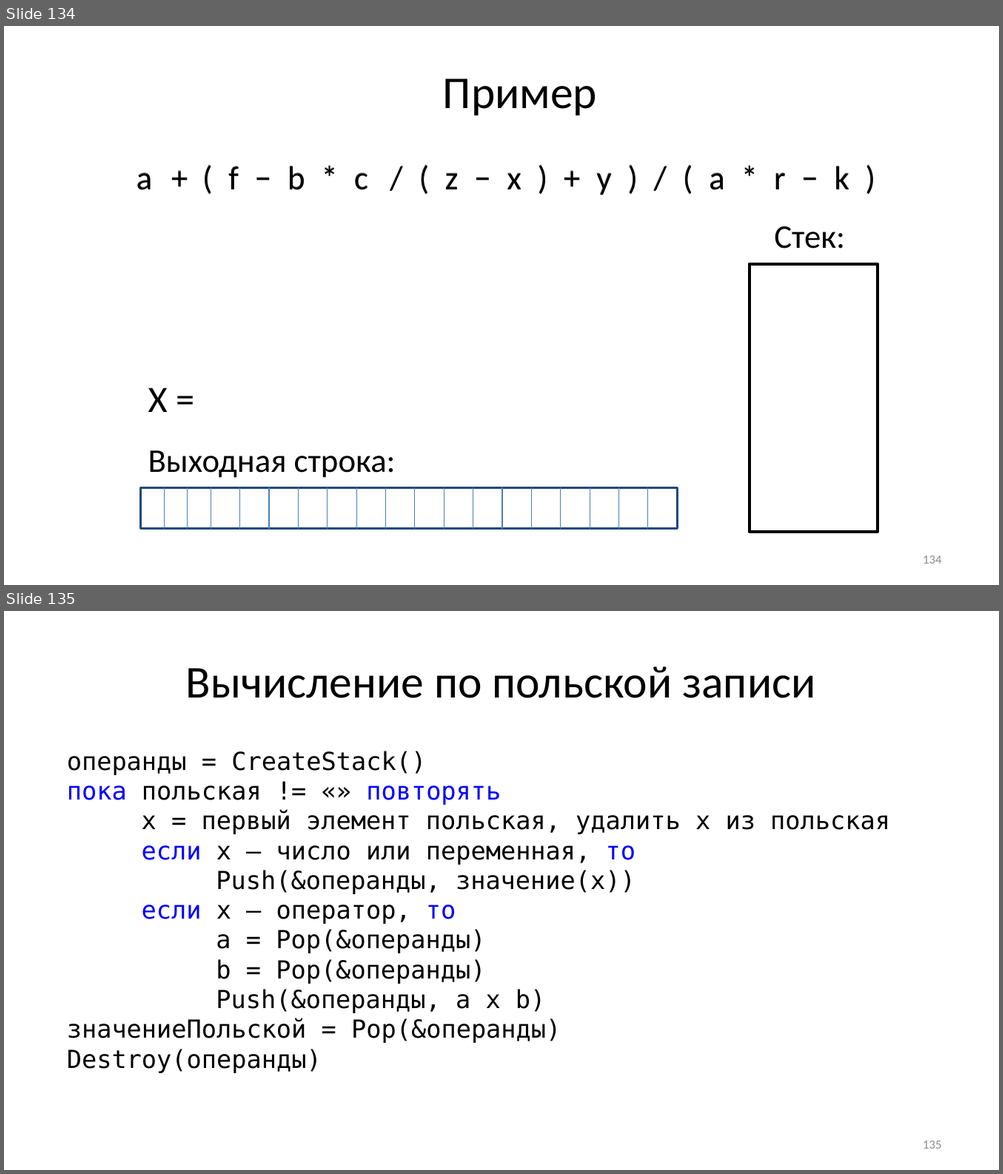
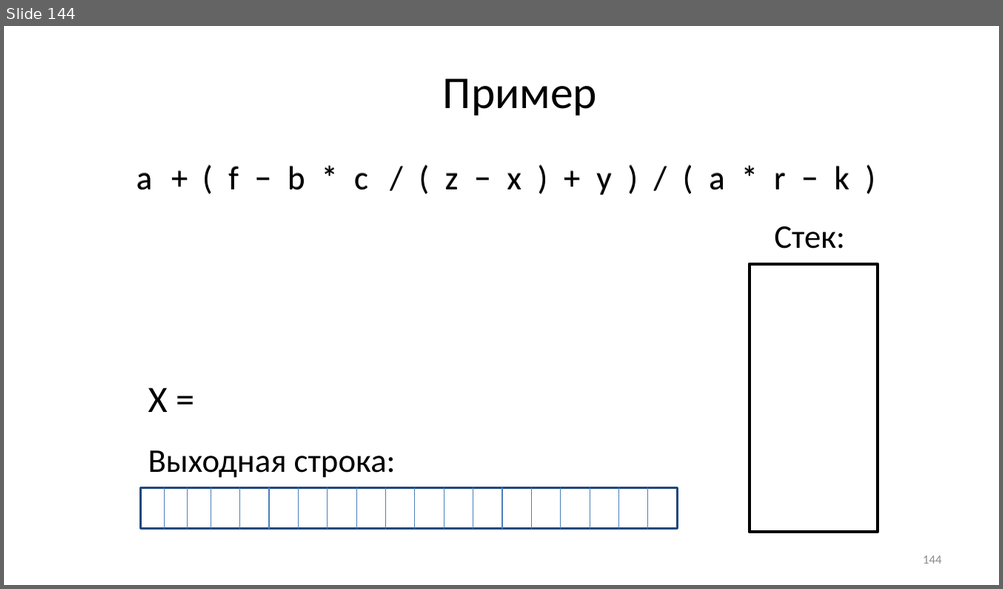
Before and after one commit to Evgueni-Petrov-aka-espetrov/Algorithms-and-Programming-in-C-pptx, a slide deck: 08 Списки.pptx. Shown one above the other, each under a label of ours: slides 134 and 135 before the commit, slide 144 after it. The pictures are 1003x1174 and 1003x589 pixels, drawn with LibreOffice and Linux fonts; fonts in the diff are those of the drawing. Boxes give left, top, right and bottom in pixels: in the first picture for what was removed or moved away, otherwise in the second. Text is boxed around its words. In the diff, an @@ line names an element or a change of style, - is before the commit and + after.

```diff
--- a/08 Списки.pptx
+++ b/08 Списки.pptx
@@ slide 135 removed at (x1=4, y1=611, x2=999, y2=1170), background #FFFFFF @@
@@ title removed at (x1=186, y1=667, x2=815, y2=698) @@
-Вычисление по польской записи
@@ text removed at (x1=67, y1=751, x2=890, y2=1073) @@
-операнды = CreateStack()
-пока польская != «» повторять
-х = первый элемент польская, удалить х из польская
-если х – число или переменная, то
-Push(&операнды, значение(х))
-если х – оператор, то
-a = Pop(&операнды)
-b = Pop(&операнды)
-Push(&операнды, a x b)
-значениеПольской = Pop(&операнды)
-Destroy(операнды)
@@ page number removed at (x1=922, y1=1141, x2=941, y2=1149) @@
-135
@@ what was slide 134 is now slide 144 @@
@@ page number at (x1=922, y1=556, x2=941, y2=564): text changed @@
-134
+144
```
Also in this commit, not shown: 7 slides changed, 27 slides added, 7 other slides removed.
